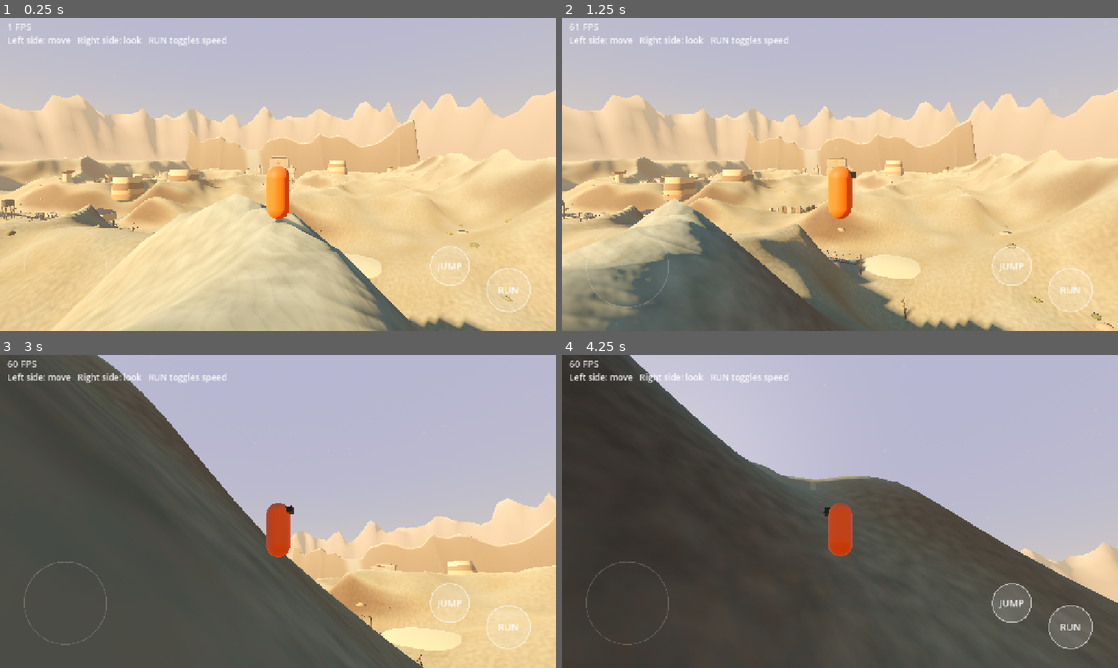
Above: before the commit, frames 1-4 (two rows, left to right).
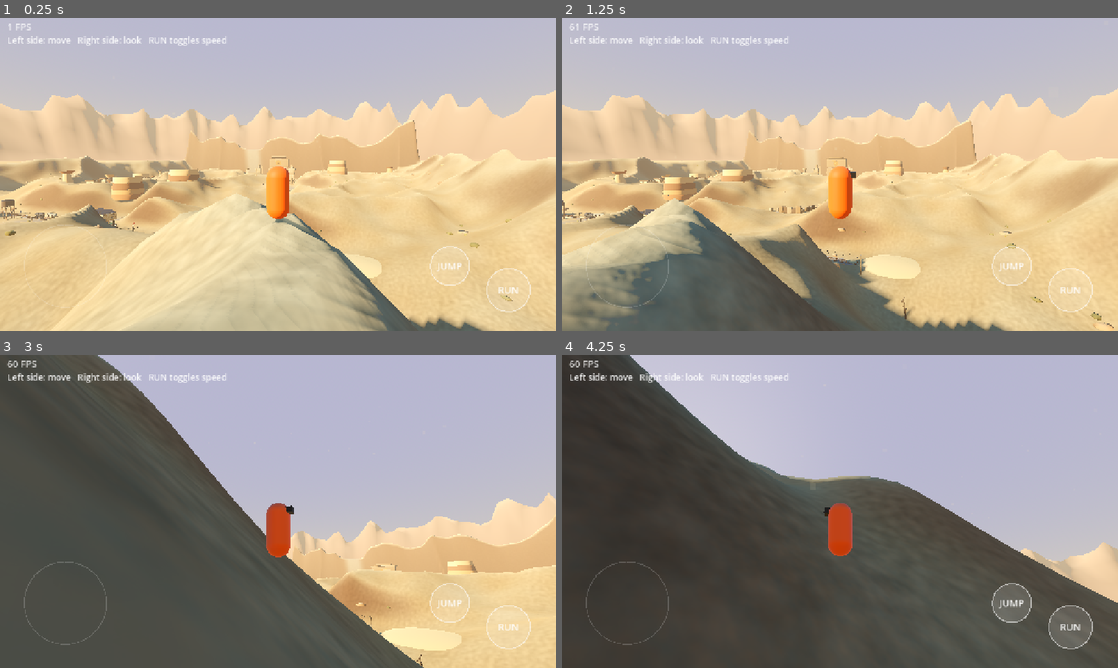
Above: after the commit, the same moments.

Repository: ajay34230/Asingh
Game: Godot game, scene res://scenes/main.tscn
The game is run twice, just before and just after one commit, with the same random seed, the same clock (stepped at 60 frames per second) and the same inputs.
Inputs (mouse positions are in pixels of both pictures, inside the frame that each line leads up to):
- Up to frame 1 (0.25 s): no input
- Up to frame 2 (1.25 s): tap Enter at 0.5 s; move the mouse to (962, 158) at 0.52 s; hold D from 0.53 s (still down); hold Shift from 0.53 s (still down); click (962, 158) at 0.67 s; tap Space at 0.77, 1.07 s
- Up to frame 3 (3 s): release D at 1.25 s; release Shift at 1.25 s; drag from (166, 527) to (250, 574) at 1.27 s; move the mouse to (333, 442) at 2.02 s; hold D 2.03-2.75 s; hold Shift 2.03-2.75 s; drag from (250, 574) to (111, 464) at 2.77 s
- Up to frame 4 (4.25 s): tap Space at 3.5, 3.77, 4.07 s; move the mouse to (1006, 558) at 3.52 s; hold A from 3.53 s (still down); hold Shift from 3.53 s (still down)

The runs differ from the first frame. In frame 1, less than 0.1% of the frame differs, in the area x 0-21%, y 51-65%; in frame 2, less than 0.1%, in the area x 0-54%, y 51-82%; in frame 3, less than 0.1%; in frame 4, nothing differs.

Commit message:
Aged mud-brick/plaster wall and weathered timber textures for houses
Procedural, tileable albedo+normal maps generated in code: brick courses with mortar,
flaking lime plaster, cracks, stains; long-grain timber with checks.

Co-Authored-By: Claude Sonnet 5.5 <noreply@anthropic.com>
Claude-Session: https://claude.ai/code/session_01KiJHJoBfrFtSgYTKHh1ZTu

Diff:
--- a/scripts/house_builder.gd
+++ b/scripts/house_builder.gd
@@ -103,7 +103,7 @@
 
 
 func _shell(h: Node3D, w: float, d: float, door_x: float, partition_x: float, variant: int) -> void:
-	var wall_mat := PropFactory.plaster() if variant != 2 else PropFactory.sandstone_pale()
+	var wall_mat := PropFactory.plaster() if variant != 2 else PropFactory.mud_brick()
 	var trim := PropFactory.sandstone_dark()
 	var wood := PropFactory.wood()
 	var hw := w * 0.5
--- a/scripts/prop_factory.gd
+++ b/scripts/prop_factory.gd
@@ -85,6 +85,147 @@
 	return m
 
 
+
+# --- hand-painted style textures for aged buildings --------------------------------------
+# Generated pixel by pixel in code (no imported images): sun-dried mud bricks in courses with
+# dark mortar joints, covered by a lime/mud plaster that has flaked away in patches, with
+# hairline cracks, damp stains and dirt at the base. Albedo and normal maps are tileable.
+
+static func _noise_img(seed_value: int, freq: float, size: int, cellular: bool = false) -> Image:
+	var fn := FastNoiseLite.new()
+	fn.seed = seed_value
+	fn.frequency = freq
+	if cellular:
+		fn.noise_type = FastNoiseLite.TYPE_CELLULAR
+		fn.cellular_return_type = FastNoiseLite.RETURN_DISTANCE2_SUB
+		fn.cellular_jitter = 1.0
+	else:
+		fn.noise_type = FastNoiseLite.TYPE_SIMPLEX_SMOOTH
+		fn.fractal_octaves = 4
+	return fn.get_seamless_image(size, size, false, false, 0.1, true)
+
+
+static func _hash2(a: int, b: int) -> float:
+	var h := (a * 73856093) ^ (b * 19349663)
+	h = (h ^ (h >> 13)) * 1274126177
+	return float(absi(h) % 1000) / 999.0
+
+
+static func _normal_from_heights(hts: PackedFloat32Array, size: int, strength: float) -> Image:
+	var img := Image.create_empty(size, size, false, Image.FORMAT_RGB8)
+	for y in size:
+		for x in size:
+			var hx := hts[y * size + (x + 1) % size] - hts[y * size + (x + size - 1) % size]
+			var hy := hts[((y + 1) % size) * size + x] - hts[((y + size - 1) % size) * size + x]
+			var n := Vector3(-hx * strength, hy * strength, 1.0).normalized()
+			img.set_pixel(x, y, Color(n.x * 0.5 + 0.5, n.y * 0.5 + 0.5, n.z * 0.5 + 0.5))
+	return img
+
+
+## `plaster_amount` 0..1: how much of the brickwork is still covered by plaster.
+static func aged_wall(plaster_amount: float, tint: Color) -> StandardMaterial3D:
+	var key := "aged_wall_%s_%s" % [plaster_amount, tint]
+	if _materials.has(key):
+		return _materials[key]
+	var size := 256
+	var patch := _noise_img(901, 0.008, size)
+	var grain := _noise_img(902, 0.09, size)
+	var stain := _noise_img(903, 0.006, size)
+	var crack := _noise_img(904, 0.018, size, true)
+	var albedo := Image.create_empty(size, size, false, Image.FORMAT_RGB8)
+	var hts := PackedFloat32Array()
+	hts.resize(size * size)
+	var brick_h := 16
+	var brick_w := 32
+	for y in size:
+		var row := y / brick_h
+		for x in size:
+			var xo := x + (row % 2) * (brick_w / 2)
+			var col := xo / brick_w
+			var bx := xo % brick_w
+			var by := y % brick_h
+			var g := grain.get_pixel(x, y).r
+			var pm := patch.get_pixel(x, y).r
+			# Mud brick: per-brick tone, slightly rounded edges, dark recessed mortar.
+			var tone := 0.78 + 0.34 * _hash2(row, col)
+			var edge := minf(minf(bx, brick_w - bx), minf(by, brick_h - by))
+			var mortar := 1.0 - smoothstep(0.8, 3.0, edge)
+			var brick_col := Color(0.55, 0.40, 0.27) * tone * (0.85 + 0.3 * g)
+			var mortar_col := Color(0.30, 0.23, 0.17) * (0.8 + 0.4 * g)
+			var col_brick := brick_col.lerp(mortar_col, mortar)
+			var h_brick := (1.0 - mortar) * 0.8 + g * 0.15
+			# Plaster coat that has peeled in irregular patches.
+			var cover := smoothstep(0.48 - plaster_amount * 0.55, 0.56 - plaster_amount * 0.55 + 0.06, pm)
+			var plaster_col := Color(0.80, 0.69, 0.52) * (0.86 + 0.24 * g)
+			var h_pl := 1.0 + g * 0.25
+			# Cracks on the plaster (thin dark lines) and damp stains.
+			var cr := 1.0 - smoothstep(0.0, 0.05, crack.get_pixel(x, y).r)
+			plaster_col = plaster_col.lerp(Color(0.25, 0.19, 0.14), cr * 0.75)
+			h_pl -= cr * 0.6
+			var st := stain.get_pixel(x, y).r
+			plaster_col = plaster_col * (1.0 - 0.28 * smoothstep(0.55, 0.9, st))
+			var out := col_brick.lerp(plaster_col, cover)
+			var hh := lerpf(h_brick, h_pl, cover)
+			# Thin shadow where the plaster edge stands proud of the brick.
+			out = out * (1.0 - 0.25 * (cover * (1.0 - cover)) * 4.0)
+			albedo.set_pixel(x, y, Color(out.r * tint.r, out.g * tint.g, out.b * tint.b))
+			hts[y * size + x] = hh
+	var m := StandardMaterial3D.new()
+	m.albedo_texture = ImageTexture.create_from_image(albedo)
+	m.normal_enabled = true
+	m.normal_texture = ImageTexture.create_from_image(_normal_from_heights(hts, size, 2.2))
+	m.normal_scale = 1.2
+	m.roughness = 0.97
+	m.uv1_triplanar = true
+	m.uv1_world_triplanar = true
+	m.uv1_triplanar_sharpness = 4.0
+	m.uv1_scale = Vector3(0.3, 0.3, 0.3)
+	_materials[key] = m
+	return m
+
+
+## Old timber: long grain, cracks (checks) and silvery weathering. The texture is generated once;
+## `tint` only multiplies it, so every timber colour shares one texture.
+static func aged_wood(tint: Color) -> StandardMaterial3D:
+	var key := "aged_wood_%s" % tint
+	if _materials.has(key):
+		return _materials[key]
+	if not _textures.has("aged_wood_albedo"):
+		var size := 192
+		var base := _noise_img(911, 0.03, size)
+		var fine := _noise_img(912, 0.1, size)
+		var crack := _noise_img(913, 0.02, size, true)
+		var albedo := Image.create_empty(size, size, false, Image.FORMAT_RGB8)
+		var hts := PackedFloat32Array()
+		hts.resize(size * size)
+		for y in size:
+			# Triangle-wave v coordinate: grain varies slowly along Y and the tile stays seamless.
+			var gy := int(size * 0.2 * (1.0 - absf(2.0 * y / size - 1.0)))
+			for x in size:
+				var ring := base.get_pixel(x, gy).r
+				var ln := fine.get_pixel(x, gy).r
+				var band := 0.5 + 0.5 * sin(x * 0.5 + ring * 9.0)
+				var cr := 1.0 - smoothstep(0.0, 0.03, crack.get_pixel((x * 3) % size, gy).r)
+				var c := Color(0.62, 0.47, 0.32).lerp(Color(0.40, 0.29, 0.19), band * 0.7)
+				c = c.lerp(Color(0.62, 0.59, 0.54), 0.15 * ln)
+				c = c.lerp(Color(0.12, 0.08, 0.06), cr * 0.8)
+				albedo.set_pixel(x, y, c)
+				hts[y * size + x] = band * 0.2 - cr * 0.5
+		_textures["aged_wood_albedo"] = ImageTexture.create_from_image(albedo)
+		_textures["aged_wood_normal"] = ImageTexture.create_from_image(_normal_from_heights(hts, size, 1.0))
+	var m := StandardMaterial3D.new()
+	m.albedo_color = tint
+	m.albedo_texture = _textures["aged_wood_albedo"]
+	m.normal_enabled = true
+	m.normal_texture = _textures["aged_wood_normal"]
+	m.normal_scale = 0.8
+	m.roughness = 0.88
+	m.uv1_triplanar = true
+	m.uv1_world_triplanar = true
+	m.uv1_scale = Vector3(0.7, 0.7, 0.7)
+	_materials[key] = m
+	return m
+
 static func sandstone() -> StandardMaterial3D:
 	return stone(Color(0.62, 0.47, 0.31))
 
@@ -97,24 +238,20 @@
 	return stone(Color(0.72, 0.60, 0.44))
 
 
-## Lime/mud plaster for house walls.
+## Aged lime plaster over mud brick (house walls), mostly intact.
 static func plaster() -> StandardMaterial3D:
-	return stone(Color(0.80, 0.69, 0.52), 0.1)
+	return aged_wall(0.7, Color(1, 1, 1))
+
+
+## Mud-brick walls with most of the plaster gone.
+static func mud_brick() -> StandardMaterial3D:
+	return aged_wall(0.2, Color(1.0, 0.97, 0.94))
 
 
 static func wood(color: Color = Color(0.36, 0.25, 0.16)) -> StandardMaterial3D:
-	var key := "wood_%s" % color
-	if _materials.has(key):
-		return _materials[key]
-	var m := StandardMaterial3D.new()
-	m.albedo_color = color
-	m.albedo_texture = _noise_texture("wood_a", 0.035, 3, 21, false, 0.0, 0.55)
-	m.roughness = 0.82
-	m.uv1_triplanar = true
-	m.uv1_world_triplanar = true
-	m.uv1_scale = Vector3(1.4, 0.35, 1.4)
-	_materials[key] = m
-	return m
+	# `color` is the legacy base colour; it only tints the grain texture.
+	var tint := Color(color.r / 0.36, color.g / 0.25, color.b / 0.16).clamp(Color(0.4, 0.4, 0.4), Color(1.6, 1.6, 1.6))
+	return aged_wood(Color(snappedf(tint.r, 0.1), snappedf(tint.g, 0.1), snappedf(tint.b, 0.1)))
 
 
 static func cloth(color: Color) -> StandardMaterial3D:
